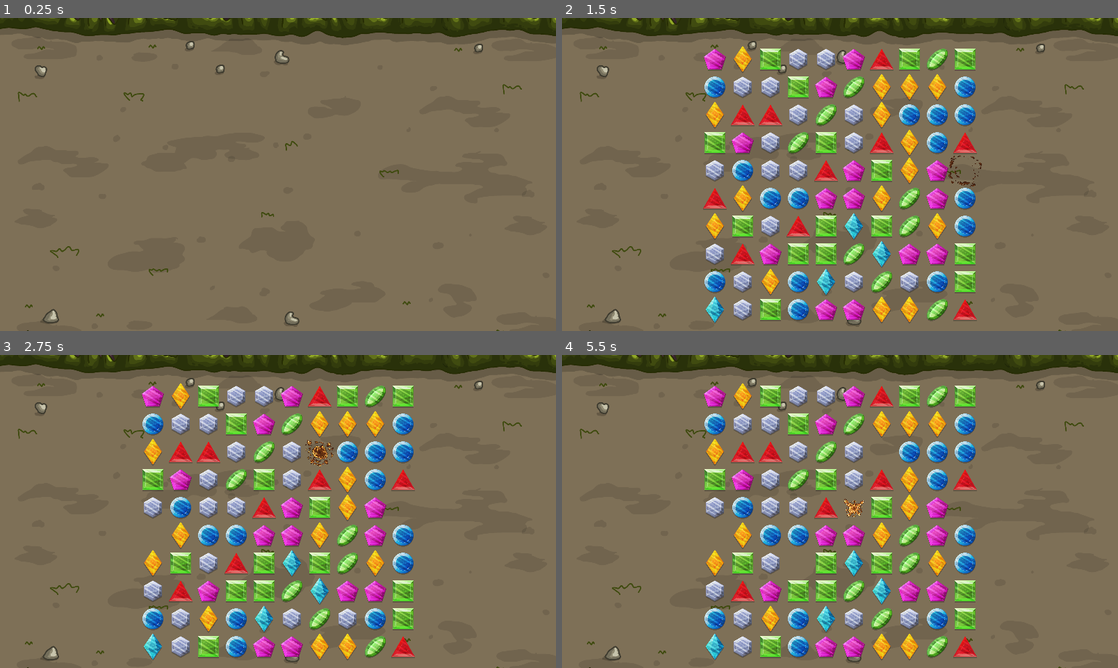
Above: before the commit, frames 1-4 (two rows, left to right).
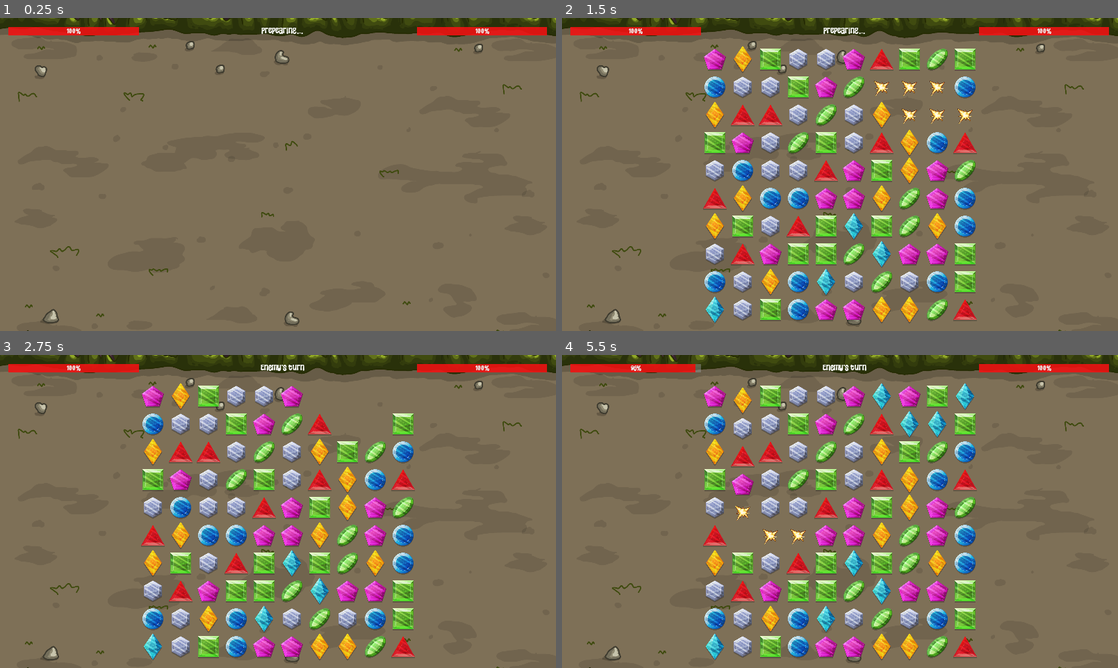
Above: after the commit, the same moments.

Repository: yakushev85/CrystalBattle
Game: Godot game, scene res://src/main.tscn
The game is run twice, just before and just after one commit, with the same random seed, the same clock (stepped at 60 frames per second) and the same inputs.
Inputs (mouse positions are in pixels of both pictures, inside the frame that each line leads up to):
- Up to frame 1 (0.25 s): no input
- Up to frame 2 (1.5 s): move the mouse to (962, 158) at 0.52 s; click (962, 158) at 0.67 s; move the mouse to (728, 190) at 1.27 s; click (728, 190) at 1.42 s
- Up to frame 3 (2.75 s): move the mouse to (333, 442) at 2.02 s; click (333, 442) at 2.17 s
- Up to frame 4 (5.5 s): move the mouse to (812, 574) at 2.77 s; click (812, 574) at 2.92 s; move the mouse to (1006, 558) at 3.52 s; click (1006, 558) at 3.67 s; tap Enter at 4.25 s; move the mouse to (673, 464) at 4.27 s; click (673, 464) at 4.42 s; move the mouse to (867, 511) at 5.02 s; click (867, 511) at 5.17 s

The runs differ from the first frame. In frame 1, 1.4% of the frame differs, in the area x 1-99%, y 2-6%; in frame 2, 2.7%; in frame 3, 4.0%; in frame 4, 5.9%, in the area x 1-99%, y 2-71%.

Commit message:
add enemy bot

Diff:
--- a/src/main.gd
+++ b/src/main.gd
@@ -11,6 +11,11 @@
 const min_scored_line = 3
 # matrix of items
 var play_matrix = []
+var player_health = 100
+var enemy_health = 100
+
+var is_player_turn
+var is_enemy_turn
 
 func print_matrix_data(comm = ""):
 	var line_m = ""
@@ -105,6 +110,9 @@
 	if mx < 0 or mx >= N or my < 0 or my >= N:
 		return
 
+	remove_cell_m(mx, my)
+
+func remove_cell_m(mx, my):
 	play_matrix[mx][my].remove_with_animation()
 	play_matrix[mx][my] = null
 
@@ -161,6 +169,8 @@
 
 func _ready():
 	randomize()
+	is_player_turn = false
+	is_enemy_turn = false
 
 func _on_StartTimer_timeout():
 	generate_matrix()
@@ -171,7 +181,108 @@
 	if scored_lines.size() == 0:
 		$GameTimer.stop()
 
+		if is_player_turn:
+			is_player_turn = false
+			is_enemy_turn = true
+		elif is_enemy_turn:
+			is_player_turn = true
+			is_enemy_turn = false
+		else:
+			is_player_turn = randf() > 0.5
+			is_enemy_turn = not is_player_turn
+
+		if is_enemy_turn:
+			$MessageGroup/MessageLabel.text = "Enemy's turn"
+			$EnemyTimer.start()
+
+		if is_player_turn:
+			$MessageGroup/MessageLabel.text = "Your turn"
+
+	var damage = 0
+	for score_line in scored_lines:
+		damage += score_line.score
+
+	if is_player_turn:
+		$EnemyHealthBar.set_damage(damage)
+	elif is_enemy_turn:
+		$PlayerHealthBar.set_damage(damage)
+
 func _input(event):
-	if event is InputEventMouseButton and not (event as InputEventMouseButton).is_pressed():
+	if is_player_turn and event is InputEventMouseButton and not (event as InputEventMouseButton).is_pressed():
 		remove_cell(event.position.x, event.position.y)
+		$EnemyHealthBar.set_damage(1)
 		$GameTimer.start()
+
+func enemyTurn():
+	var posible_point = {}
+	posible_point.mx = randi() % N
+	posible_point.my = randi() % N
+	posible_point.score = 1
+	print_debug("initial enemy point:", posible_point)
+	for mxi in range(N):
+		for myi in range(N):
+			var current_score = check_point(mxi, myi)
+
+			if current_score > posible_point.score:
+				posible_point.score = current_score
+				posible_point.mx = mxi
+				posible_point.my = myi
+
+	print_debug("generated enemy point:", posible_point)
+	remove_cell_m(posible_point.mx, posible_point.my)
+	$PlayerHealthBar.set_damage(1)
+	$EnemyTimer.stop()
+	$GameTimer.start()
+
+func check_point(mx0, my0):
+	var play_matrix_v = []
+
+	for mx in range(N):
+		play_matrix_v.append([])
+		for my in range(N):
+			if mx == mx0 and my > 0 and my <= my0:
+				play_matrix_v[mx].append(play_matrix[mx][my-1].get_type())
+			elif mx == mx0 and my == 0:
+				play_matrix_v[mx].append(0)
+			else:
+				play_matrix_v[mx].append(play_matrix[mx][my].get_type())
+
+	var scores = 0
+
+	for mx in range(N-min_scored_line+1):
+		for my in range(N):
+			var current_type = play_matrix_v[mx][my]
+			var current_score = 0
+
+			for mxs in range(mx, N):
+				var i_type = play_matrix_v[mxs][my]
+
+				if current_type > 0 and current_type == i_type:
+					current_score += 1
+				else:
+					current_type = 0
+
+			if current_score >= min_scored_line:
+				scores += current_score
+
+	for mx in range(N):
+		for my in range(N-min_scored_line+1):
+			var current_type = play_matrix_v[mx][my]
+			var current_score = 0
+
+			for mys in range(my, N):
+				var i_type = play_matrix_v[mx][mys]
+
+				if current_type > 0 and current_type == i_type:
+					current_score += 1
+				else:
+					current_type = 0
+
+			if current_score >= min_scored_line:
+				scores += current_score
+
+	return scores
+
+
+func _on_EnemyTimer_timeout():
+	enemyTurn()
--- a/src/main.tscn
+++ b/src/main.tscn
@@ -1,12 +1,38 @@
-[gd_scene load_steps=4 format=2]
+[gd_scene load_steps=7 format=2]
 
 [ext_resource path="res://src/objects/item.tscn" type="PackedScene" id=1]
 [ext_resource path="res://src/main.gd" type="Script" id=2]
 [ext_resource path="res://assets/background/game_background_2.png" type="Texture" id=3]
+[ext_resource path="res://src/objects/ui/HealthBar.tscn" type="PackedScene" id=4]
+[ext_resource path="res://assets/fonts/WigglyCurvesRegular.ttf" type="DynamicFontData" id=5]
+
+[sub_resource type="DynamicFont" id=1]
+size = 20
+font_data = ExtResource( 5 )
 
 [node name="Main" type="Node2D"]
 script = ExtResource( 2 )
 item_scene = ExtResource( 1 )
+
+[node name="MessageGroup" type="Node2D" parent="."]
+position = Vector2( 500, 20 )
+z_index = 101
+
+[node name="MessageLabel" type="Label" parent="MessageGroup"]
+margin_right = 300.0
+margin_bottom = 18.0
+custom_fonts/font = SubResource( 1 )
+text = "Prepearing..."
+align = 1
+valign = 1
+
+[node name="EnemyHealthBar" parent="." instance=ExtResource( 4 )]
+position = Vector2( 960, 20 )
+z_index = 100
+
+[node name="PlayerHealthBar" parent="." instance=ExtResource( 4 )]
+position = Vector2( 20, 20 )
+z_index = 100
 
 [node name="GameArea" type="Node2D" parent="."]
 position = Vector2( 320, 64 )
@@ -17,6 +43,9 @@
 autostart = true
 
 [node name="GameTimer" type="Timer" parent="."]
+
+[node name="EnemyTimer" type="Timer" parent="."]
+wait_time = 2.0
 
 [node name="BackgroundGroup" type="Node2D" parent="."]
 
@@ -29,3 +58,4 @@
 
 [connection signal="timeout" from="StartTimer" to="." method="_on_StartTimer_timeout"]
 [connection signal="timeout" from="GameTimer" to="." method="_on_GameTimer_timeout"]
+[connection signal="timeout" from="EnemyTimer" to="." method="_on_EnemyTimer_timeout"]
--- /dev/null
+++ b/src/objects/ui/HealthBar.gd
@@ -0,0 +1,13 @@
+extends Node2D
+
+func _ready():
+	$ProgressBar.value = 100
+
+func set_damage(damage_value):
+	$ProgressBar.value -= damage_value
+
+func set_health_value(health_value):
+	$ProgressBar.value = health_value
+
+func get_health_value():
+	return $ProgressBar.value
--- /dev/null
+++ b/src/objects/ui/HealthBar.tscn
@@ -0,0 +1,29 @@
+[gd_scene load_steps=6 format=2]
+
+[ext_resource path="res://assets/fonts/WigglyCurvesRegular.ttf" type="DynamicFontData" id=1]
+[ext_resource path="res://src/objects/ui/HealthBar.gd" type="Script" id=2]
+
+[sub_resource type="DynamicFont" id=1]
+font_data = ExtResource( 1 )
+
+[sub_resource type="StyleBoxFlat" id=2]
+bg_color = Color( 1, 0, 0, 0.776471 )
+border_color = Color( 0, 0, 0, 0.705882 )
+border_blend = true
+
+[sub_resource type="StyleBoxFlat" id=3]
+bg_color = Color( 0.6, 0.6, 0.6, 0.462745 )
+border_color = Color( 0, 0, 0, 0.705882 )
+border_blend = true
+
+[node name="HealthBar" type="Node2D"]
+script = ExtResource( 2 )
+
+[node name="ProgressBar" type="ProgressBar" parent="."]
+margin_right = 300.0
+margin_bottom = 20.0
+custom_fonts/font = SubResource( 1 )
+custom_styles/fg = SubResource( 2 )
+custom_styles/bg = SubResource( 3 )
+step = 1.0
+value = 50.0
